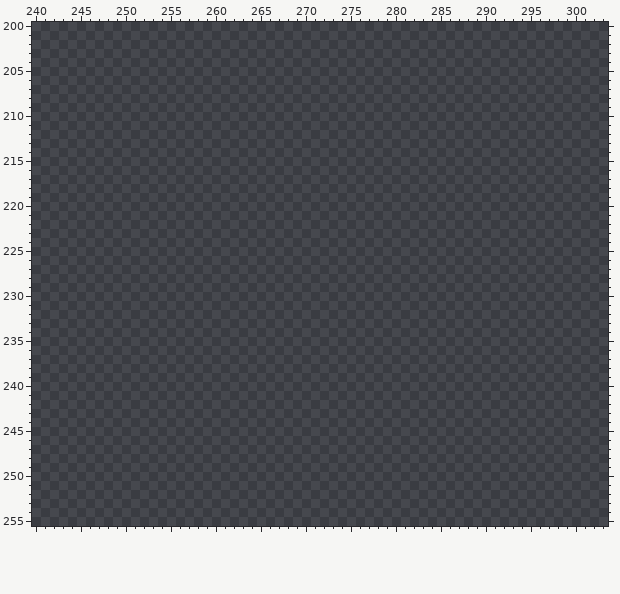
Pixel-art file: src/concept/sprite/plants.aseprite. Above, as it was before the edit.
512x512 pixels, 1 frame. Colours within 5 levels of each other are drawn and written as one. Shown: x 240..303, y 200..255. The commit also changed other parts of the picture, which this record leaves out.
And afterwards:
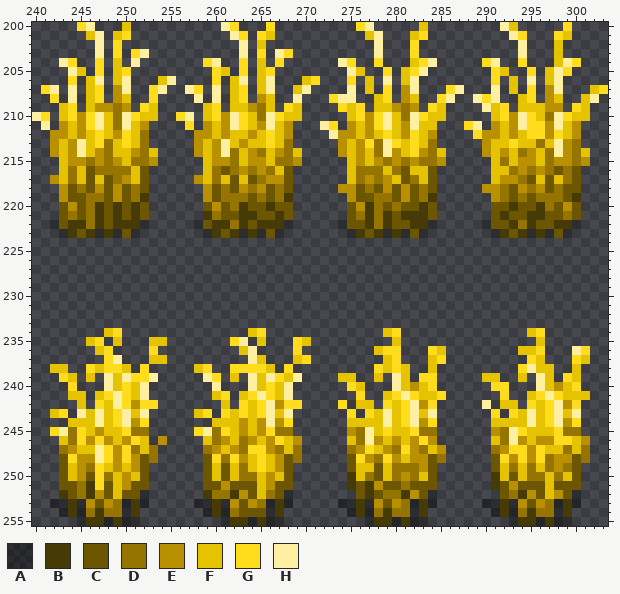
Palette (. is transparent): A #00000060  B #463b07  C #6d5600  D #957500  E #b89000  F #e6c300  G #ffdd1c  H #fff0a1
Change:
--- layer "Layer 1"
@@ x 240..303 @@
-200 ................................................................
-201 ................................................................
-202 ................................................................
-203 ................................................................
-204 ................................................................
-205 ................................................................
-206 ................................................................
-207 ................................................................
-208 ................................................................
-209 ................................................................
-210 ................................................................
-211 ................................................................
-212 ................................................................
-213 ................................................................
-214 ................................................................
-215 ................................................................
-216 ................................................................
-217 ................................................................
-218 ................................................................
-219 ................................................................
-220 ................................................................
-221 ................................................................
-222 ................................................................
-223 ................................................................
+200 .....GH...F..........HG...G.........GH.....F........HF.....G....
+201 ......FH.FG...........HG.GF..........FH...FG.........HG...GF....
+202 .......H.G.............H.F............H...G...........H...F.....
+203 .......H.G.GH..........H.G.HG.........H...G...........H...F.....
+204 ...HG..G.F.H.......GH..G.F.G......HG..G...FGH.....GH..G...FHG...
+205 ....HF.G.FG.........GF.G.FG........HF..G.FGH.......GF..G.FHG....
+206 ....G.FH.FH...FH....G.FH.FH...FG...G.F.H.FH........G.F.H.FH.....
+207 .GH.H.FG.EH..GH..HG.H.FG.FH..FH....H.F.G.EH...GH...H.F.G.EH...FG
+208 ..G.H.FG.EF..G....H.H.FG.EF..H...GHH..FG.EF..GH..HGH..FG.EF..FH.
+209 ...FG.FEEDE.GF.....FG.FFEDF.GF....GFG.FFEDE.GF....HFG.FFFEE.GF..
+210 HG.FGEGHFDHGFF..GH.FGEHGFDHGFF.....FGEGHFDHGFF.....FGEHGFDHGFF..
+211 .H.EFEGHFDHFE....G.EFEHGFEHFE...HG.EFEGHFEHFF...GH.EFEHGGEHFE...
+212 ..EEFEFGFEGFD.....EEFEFFEFGFE....HEEFEFGFEGFE....GEEFEFGGEGFE...
+213 ..EFEHFGDFGFD.....EFEHFEFFGFD.....EFEGDHGFGFD.....EFFGFFDFHED...
+214 ..EFEHFEDFFEDF....EFEHDFEDFEDF....EFEFDHEFGEDF....EFEFDEFDHEDF..
+215 ...FEEDEDEFDDE.....FEEDFEEFDDE.....FEFEDEDEDDE.....FDFEEFDEEDE..
+216 ...FDFCDDDDFC......FDCDEDEDFC......FDDDFDCFFC......FFDEDEDCDC...
+217 ..EFDFCFCDEFC.....EFDFCFCDEEC......FDEDEFCDFC......FEEDCFCFDC...
+218 ...ECDCECECDC......ECDCEDECDC.....EECDCECECDC.....EEDCEDECDCC...
+219 ...ECCDDCECDB......ECDDDCDCDB......ECCDDCECDB......EDCDCDDDCB...
+220 ...CECDBCBCBC......CECDBCCBCC......CEBDCDCCBC......CCBCCBDCEC...
+221 ...CDCDBCBCBC......BDCCBBCCBC......CDBDBCBBBC......CBCCBBCCDC...
+222 ..ACBBDBCBBBA.....ACBBDBCBBBA.....ACCBDBCCBBA.....ACCBDBCCBBA...
+223 ...ABCBABACA.......ABCBABACA.......ABCBABACA.......ABCBABACA....
 224 ................................................................
@@ x 240..303 @@
 233 ................................................................
-234 ................................................................
-235 ................................................................
-236 ................................................................
-237 ................................................................
-238 ................................................................
-239 ................................................................
-240 ................................................................
-241 ................................................................
-242 ................................................................
-243 ................................................................
-244 ................................................................
-245 ................................................................
-246 ................................................................
-247 ................................................................
-248 ................................................................
-249 ................................................................
-250 ................................................................
-251 ................................................................
-252 ................................................................
-253 ................................................................
-254 ................................................................
-255 ................................................................
+234 ........FG..............FG.............FG..............FG.......
+235 ......FG.F...FF.......GH.F...GF.........F...............F.......
+236 .......FG....G.........FH....G........FGG...GF........FFG...HG..
+237 ........GH...FF.........HF...FG........FG...FG.........GF...GF..
+238 ..FF..GFGGF.G.....FG..GGGGF.G.........GFGF..F.........GHFF..F...
+239 ...GF.F.HFHGGH.....HG.F.HFHGFH....FF..F.HF.GG.....FF..F.HF.GF...
+240 ....G...HFGFH.......H...HFGFH......GF...HFEFG......GG...HFEFG...
+241 ....FF.FGHGFH.......FG.FGHGFH.......G..FGHGFFG......G..FGHGFFF..
+242 .....F.GFHGEGG.......F.GFGHEGG....G.FF.GFGHEG.....H.FF.GFGHEG...
+243 ..FG.HFHFGHFH.....FG.GFGFGHFH......G.GFHFGHFH......G.GFHFGHFH...
+244 ....FFFHFGHEG.......FFFEFEHEG......FFFFHFGHEG......FFFFHFGHEG...
+245 ..GHDGFEFFGDD.....GHDGFEFEGDD......EDHFGFFGDD......EDHGFFFGDD...
+246 ...FDGEGEFEGF.E....FDEFDEFEGFE.....FDHEFEFEGE......FDHEFEEGGFE..
+247 ...DEFFHGEGDFD.....DEFEDGGEDFD.....DEGFEDGEDFE.....DEGGEGFFDFD..
+248 ...CGEEHGEGECD.....CGDGEFGFECD.....CGEDGEFEECD.....CGEGEGDEECD..
+249 ...CFEDGFEFEC......CFCFDFGFEC......CFFCFDDDEC......CFDFDFDEDC...
+250 ...CFECGDFEFC......CFCFDDFEFC......BFDCFDEDFC......BFCFDDFDFC...
+251 ...CCDBGCFECC......CCECCCFECC......BCBECCDCCC......BCECCCFCCC...
+252 ...BCDBECFCCA......BDDBECFDCA.......CBCDDBECA.......CDBECFECA...
+253 ..AABAECEDABA.....AABAECEDABA.....AABAECEDABA.....AABAECEDABA...
+254 ...ABADBDDAB.......ABADCCCAB.......ABADBDDAB.......ABADBDDAB....
+255 .....ABBABAA.........ABBABAA.........ABBABAA.........ABBABAA....
Boxes around the changes in both pictures, in picture pixels (x1, y1, x2, y2):
added: (32, 22, 608, 238)
added: (50, 328, 167, 526)
added: (194, 328, 590, 526)
